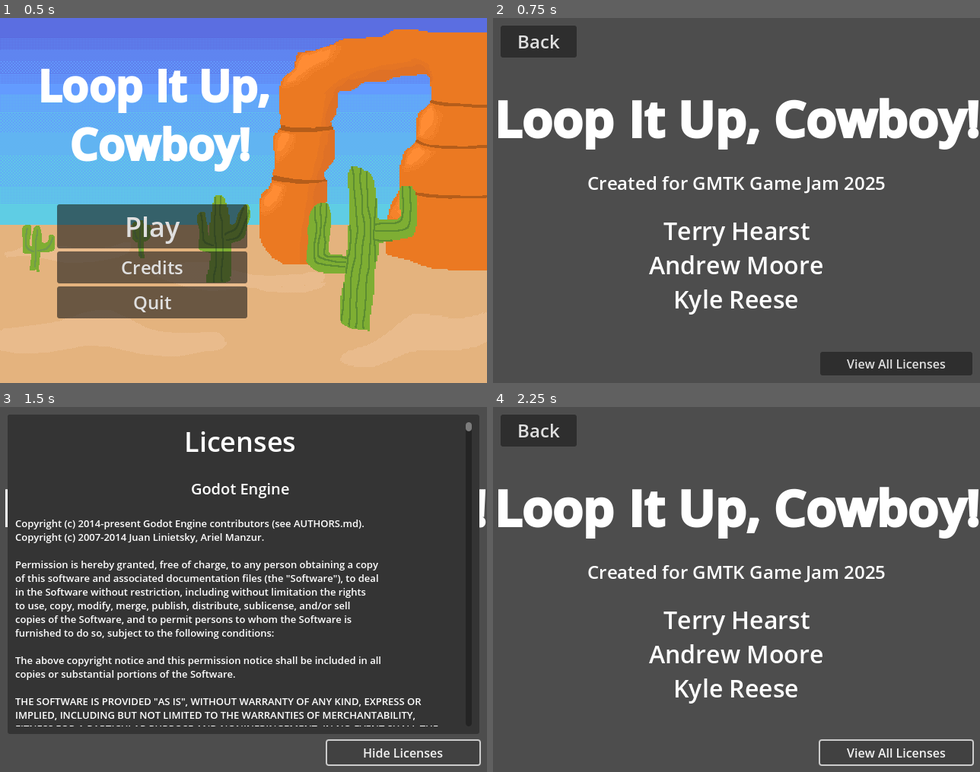
Above: before the commit, frames 1-4 (two rows, left to right).
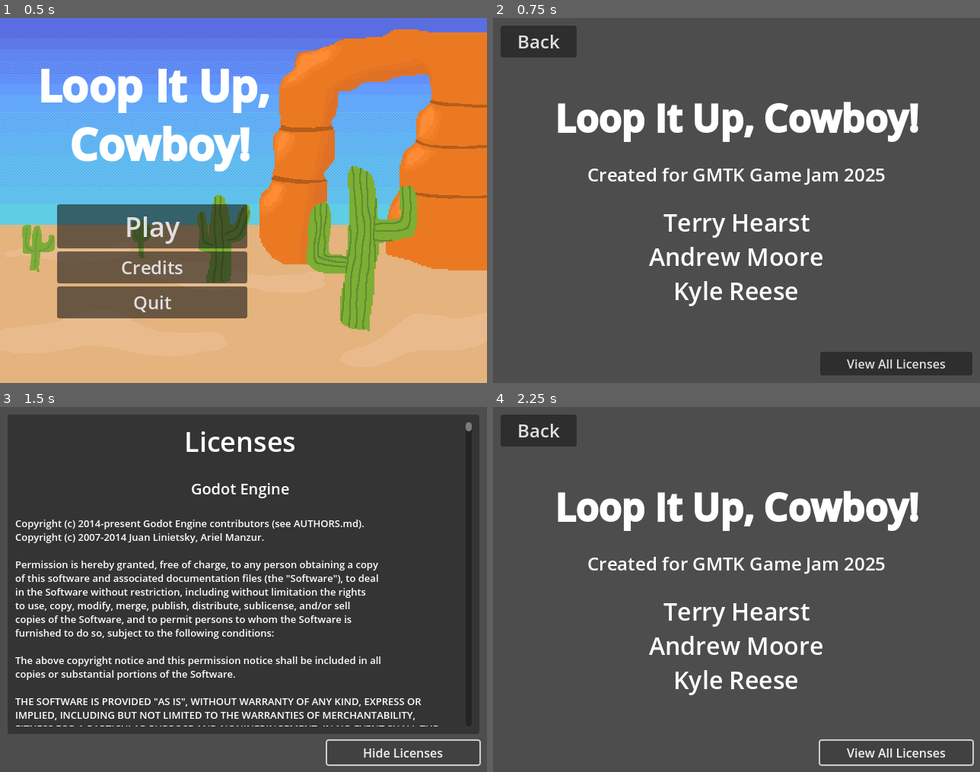
Above: after the commit, the same moments.

Repository: thearst3rd/gmtk-2025
Game: Godot game, scene res://src/menu/main_menu.tscn
Two runs of this game, one before a commit and one after it. Both use one fixed random seed, a clock stepped at 60 frames per second and the inputs below.
Inputs:
- Up to frame 1 (0.5 s): no input
- Up to frame 2 (0.75 s): click "Credits" at 0.5 s
- Up to frame 3 (1.5 s): click "View All Licenses" at 1.25 s
- Up to frame 4 (2.25 s): click "Hide Licenses" at 2 s

Frame 1 is identical in both runs. In frame 2, 10% of the frame differs, in the area x 1-100%, y 21-82%; in frame 3, 0.2%; in frame 4, 10%.

Commit message:
Updated cactus sprite, added score.

Diff:
--- a/src/game/arena.gd
+++ b/src/game/arena.gd
@@ -2,12 +2,14 @@
 
 
 var game_time: float = 0
+var score: int = 0
 
 @onready var player: Player = %Player
 
 
 func _ready() -> void:
 	player.draw_controller.line_complete.connect(on_line_complete)
+	score = 0
 
 
 func _process(delta: float) -> void:
@@ -36,4 +38,20 @@
 	new_projectile.direction = direction
 	new_projectile.initial_position = player.position
 	new_projectile.position = player.position
+	new_projectile.enemy_hit.connect(on_enemy_hit)
 	$Projectiles.add_child(new_projectile)
+
+
+func on_enemy_hit(body: Node2D) -> void:
+	if body is Enemy:
+		# Explode
+		add_to_score(250)
+		$Enemies.remove_child(body)
+		body.queue_free()
+	else:
+		add_to_score(100)
+
+
+func add_to_score(value: int) -> void:
+	score += value
+	%ScoreLabel.text = "Score: " + str(score)
--- a/src/game/arena.tscn
+++ b/src/game/arena.tscn
@@ -6,7 +6,10 @@
 [ext_resource type="PackedScene" uid="uid://dvr4gp8bis72j" path="res://src/menu/pause_menu.tscn" id="2_fpc82"]
 [ext_resource type="PackedScene" uid="uid://cuk2s5krjoqwi" path="res://src/game/cactus.tscn" id="3_0pbf2"]
 [ext_resource type="Script" uid="uid://c8nwccsmwim1l" path="res://src/game/enemy_spawner.gd" id="4_44jrx"]
-[ext_resource type="PackedScene" uid="uid://cdshjhhgbltki" path="res://src/game/enemy.tscn" id="4_j5vg1"]
+
+[sub_resource type="LabelSettings" id="LabelSettings_dwrxi"]
+outline_size = 3
+outline_color = Color(0, 0, 0, 1)
 
 [node name="Arena" type="Node2D"]
 script = ExtResource("1_0pbf2")
@@ -19,10 +22,6 @@
 position = Vector2(451, 203)
 
 [node name="Enemies" type="Node" parent="."]
-
-[node name="Enemy" parent="Enemies" instance=ExtResource("4_j5vg1")]
-position = Vector2(627, 202)
-SPEED = 0.0
 
 [node name="Projectiles" type="Node" parent="."]
 
@@ -40,5 +39,16 @@
 [node name="Cactus" parent="." instance=ExtResource("3_0pbf2")]
 position = Vector2(351, 356)
 
+[node name="UI" type="CanvasLayer" parent="."]
+
+[node name="ScoreLabel" type="Label" parent="UI"]
+unique_name_in_owner = true
+offset_left = 12.0
+offset_top = 9.0
+offset_right = 64.0
+offset_bottom = 32.0
+text = "Score: "
+label_settings = SubResource("LabelSettings_dwrxi")
+
 [connection signal="shoot" from="Player" to="." method="on_player_shoot"]
 [connection signal="timeout" from="EnemySpawner/EnemySpawnTimer" to="EnemySpawner" method="_on_enemy_spawn_timer_timeout"]
--- a/src/game/cactus.tscn
+++ b/src/game/cactus.tscn
@@ -4,13 +4,13 @@
 [ext_resource type="Texture2D" uid="uid://dtdxgcuggb37h" path="res://assets/cactus.png" id="1_we2vn"]
 
 [sub_resource type="RectangleShape2D" id="RectangleShape2D_we2vn"]
-size = Vector2(14, 50)
+size = Vector2(14, 73)
 
 [sub_resource type="RectangleShape2D" id="RectangleShape2D_326do"]
-size = Vector2(18, 16)
+size = Vector2(18, 25)
 
 [sub_resource type="RectangleShape2D" id="RectangleShape2D_ho7a0"]
-size = Vector2(18, 16)
+size = Vector2(18, 25)
 
 [node name="Cactus" type="Area2D"]
 script = ExtResource("1_326do")
@@ -20,15 +20,15 @@
 texture = ExtResource("1_we2vn")
 
 [node name="CollisionShape2D" type="CollisionShape2D" parent="."]
-position = Vector2(0, 2)
+position = Vector2(0, 1.5)
 shape = SubResource("RectangleShape2D_we2vn")
 
 [node name="CollisionShape2D2" type="CollisionShape2D" parent="."]
-position = Vector2(16, 1)
+position = Vector2(16, 1.5)
 shape = SubResource("RectangleShape2D_326do")
 
 [node name="CollisionShape2D3" type="CollisionShape2D" parent="."]
-position = Vector2(-16, -9)
+position = Vector2(-16, -13.5)
 shape = SubResource("RectangleShape2D_ho7a0")
 
 [connection signal="body_entered" from="." to="." method="on_body_entered"]
--- a/src/menu/credits_menu.tscn
+++ b/src/menu/credits_menu.tscn
@@ -42,7 +42,7 @@
 grow_horizontal = 2
 grow_vertical = 2
 bbcode_enabled = true
-text = "[center][font_size=64][b]Loop It Up, Cowboy![/b][/font_size]
+text = "[center][font_size=48][b]Loop It Up, Cowboy![/b][/font_size]
 
 [font_size=24]Created for GMTK Game Jam 2025[/font_size]
 
--- a/src/menu/pause_menu.tscn
+++ b/src/menu/pause_menu.tscn
@@ -14,10 +14,10 @@
 
 [node name="RichTextLabel" type="RichTextLabel" parent="."]
 layout_mode = 0
-offset_left = 145.0
-offset_top = 108.0
-offset_right = 395.0
-offset_bottom = 180.0
+offset_left = 92.0
+offset_top = 51.0
+offset_right = 342.0
+offset_bottom = 123.0
 bbcode_enabled = true
 text = "[font_size=52][i]Paused[/i][/font_size]"
 fit_content = true
@@ -26,10 +26,10 @@
 [node name="Buttons" type="VBoxContainer" parent="."]
 custom_minimum_size = Vector2(250, 0)
 layout_mode = 0
-offset_left = 134.0
-offset_top = 362.0
-offset_right = 384.0
-offset_bottom = 461.0
+offset_left = 68.0
+offset_top = 272.0
+offset_right = 318.0
+offset_bottom = 371.0
 
 [node name="ResumeButton" type="Button" parent="Buttons"]
 layout_mode = 2
Binary file changed: assets/cactus.png
